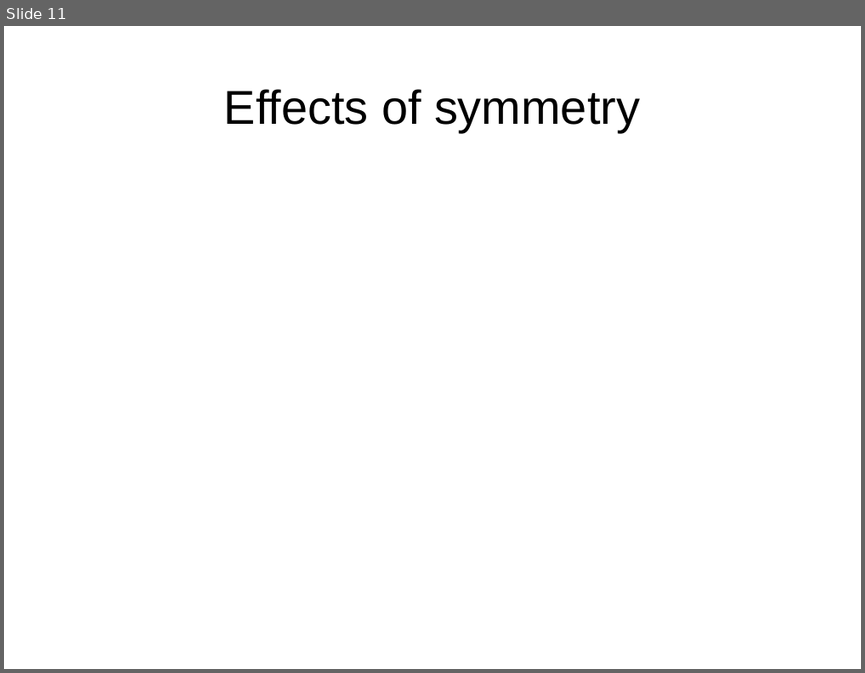
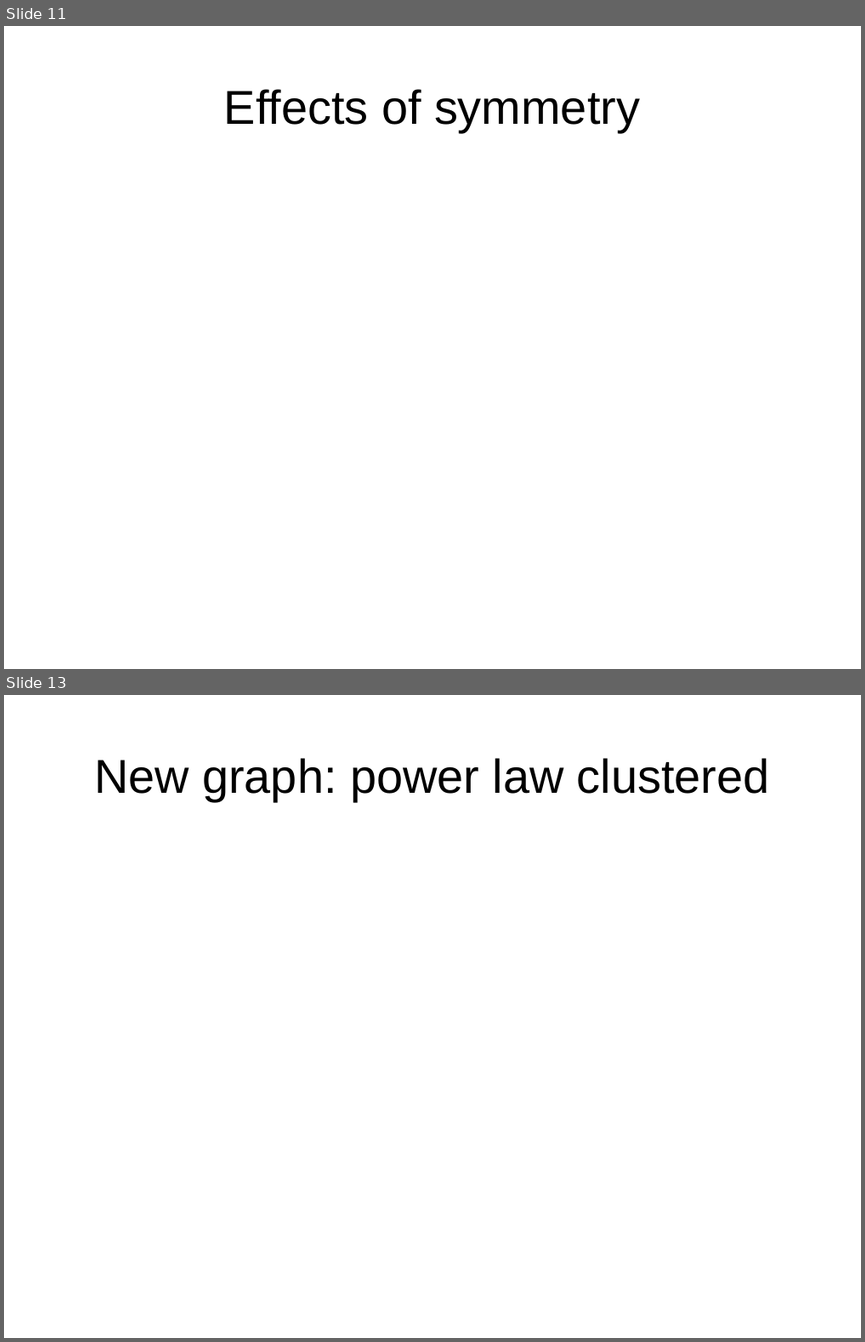
Before and after one commit to wronk/dbw, a slide deck: FinalPresentation/presentation.odp. Shown one above the other, each under a label of ours: slide 11 before the commit, slides 11 and 13 after it; the slides between them are not shown. The pictures are 865x673 and 865x1342 pixels, drawn with LibreOffice and Linux fonts; fonts in the diff are those of the drawing. Boxes give left, top, right and bottom in pixels: in the first picture for what was removed or moved away, otherwise in the second. Text is boxed around its words. In the diff, an @@ line names an element or a change of style, - is before the commit and + after.

Commit message:
Slides again...

```diff
--- a/FinalPresentation/presentation.odp
+++ b/FinalPresentation/presentation.odp
@@ slide 13 added at [4, 695, 861, 1338], background #FFFFFF @@
@@ title added at [94, 758, 770, 801], 44 pt, text #000000 @@
+New graph: power law clustered
```
Also in this commit, not shown: 2 slides changed, 1 other slide added, 3 other files.
